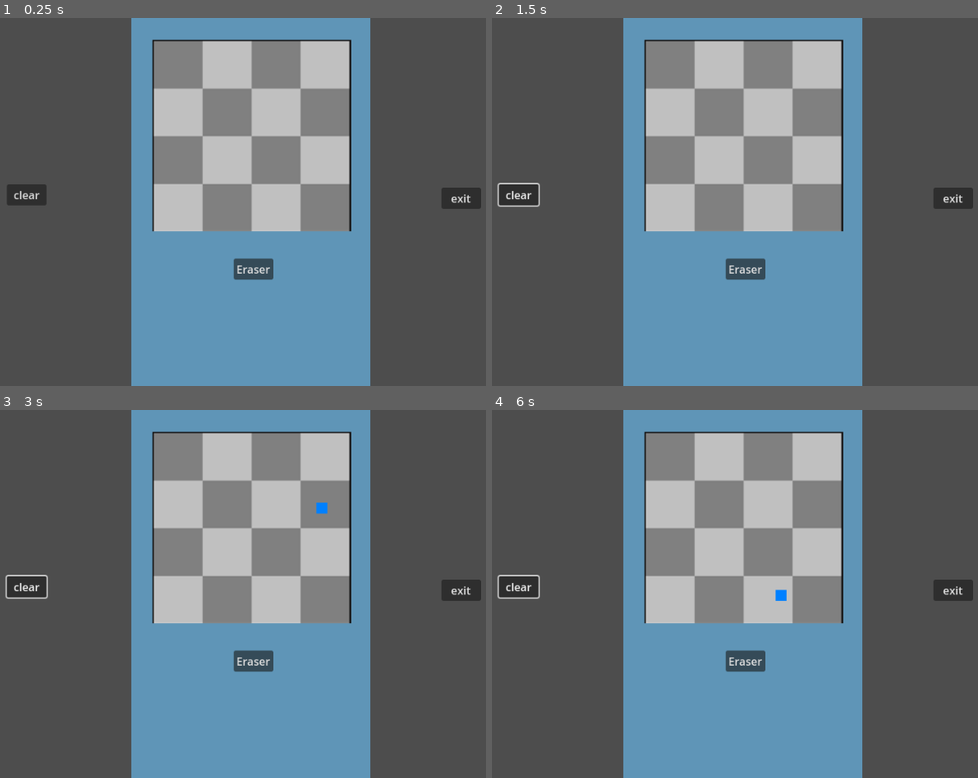
Above: before the commit, frames 1-4 (two rows, left to right).
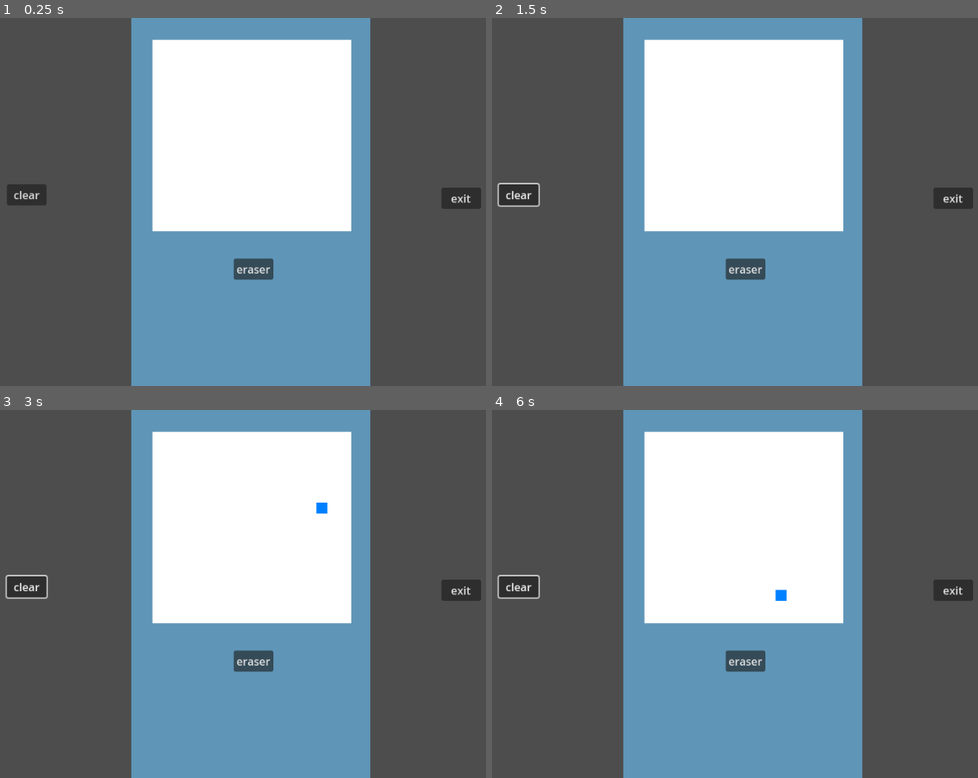
Above: after the commit, the same moments.

Repository: wwdititis/hgjam0925
Game: Godot game, scene res://minigames/paint/paint.tscn
Same seed, same stepped clock (60 frames per second), same inputs: the game is played once before the commit and once after it. This scene is started directly instead of the project's main scene.
Inputs (mouse positions are in pixels of both pictures, inside the frame that each line leads up to):
- Up to frame 1 (0.25 s): no input
- Up to frame 2 (1.5 s): click "clear" at 0.5 s; tap Enter at 1.25 s; move the mouse to (885, 183) at 1.27 s; hold Right (ui_right) from 1.28 s (still down); click (885, 183) at 1.42 s
- Up to frame 3 (3 s): tap Space at 2 s; move the mouse to (121, 612) at 2.02 s; release Right (ui_right) at 2.03 s; hold Down (ui_down) 2.03-2.78 s; click (121, 612) at 2.17 s; tap Enter at 2.75 s; move the mouse to (315, 513) at 2.77 s; hold Right (ui_right) from 2.78 s (still down); click (315, 513) at 2.92 s
- Up to frame 4 (6 s): tap Space at 3.5, 5 s; move the mouse to (710, 667) at 3.52 s; release Right (ui_right) at 3.53 s; hold Up (ui_up) 3.53-4.28 s; click (710, 667) at 3.67 s; tap Enter at 4.25 s; move the mouse to (939, 649) at 4.27 s; hold Left (ui_left) 4.28-5.78 s; click (939, 649) at 4.42 s; move the mouse to (545, 538) at 5.02 s; click (545, 538) at 5.17 s; move the mouse to (773, 594) at 5.77 s; hold Down (ui_down) from 5.78 s (still down); click (773, 594) at 5.92 s

The runs differ from the first frame. In frame 1, 21% of the frame differs, in the area x 31-73%, y 5-70%; in frame 2, 21%; in frame 3, 21%; in frame 4, 21%.
Error after the commit: Attempt to call function 'set_sleep' in base 'null instance' on a null instance. (res://managers/gm.gd:10)

Commit message:
before GM node change

Diff:
--- a/managers/globals.gd
+++ b/managers/globals.gd
@@ -1,9 +1,12 @@
 extends Node
 
+# Scenes
 const DORM = preload("res://dorm/dorm.tscn")
 const MESSAGES = preload("res://hud/messages.tscn")
 const PAINT = preload("res://minigames/paint/paint.tscn")
 const GAMEOVER = preload("res://managers/gameover.tscn")
+
+const CURSOR: Texture2D = preload("res://hud/Arrow2.png")
 
 var maxSleep = 100
 var currentSleep = maxSleep
--- a/managers/gm.gd
+++ b/managers/gm.gd
@@ -6,16 +6,15 @@
 func _ready():
 	for interactable in get_tree().get_nodes_in_group("interactables"):
 			interactable.connect("interacted", Callable(self, "_on_interacted"))
-	if hud:
-		print("updating sleep")
-		hud.set_sleep(Globals.currentSleep)
-		hud.set_dialog_panel("A week to go before I have to move out... And I still don’t even know where I’m headed.")
-		await get_tree().create_timer(4.0).timeout
-		hud.set_dialog_panel("I've left so many things unfinished.")
-		await get_tree().create_timer(4.0).timeout
-		hud.set_dialog_panel("I feel like I failed at everything.")
-		await get_tree().create_timer(4.0).timeout
-		hud.set_dialog_panel("*sigh* I better start going through it all...")
+
+	hud.set_sleep(Globals.currentSleep)
+	hud.set_dialog_panel("A week to go before I have to move out... And I still don’t even know where I’m headed.")
+	await get_tree().create_timer(4.0).timeout
+	hud.set_dialog_panel("I've left so many things unfinished.")
+	await get_tree().create_timer(4.0).timeout
+	hud.set_dialog_panel("I feel like I failed at everything.")
+	await get_tree().create_timer(4.0).timeout
+	hud.set_dialog_panel("*sigh* I better start going through it all...")
 
 
 func _on_interacted(dialog: String) -> void:
--- a/minigames/paint/paint.gd
+++ b/minigames/paint/paint.gd
@@ -1,4 +1,7 @@
 extends Node2D
+
+const PENCIL: Texture2D = preload("res://minigames/paint/pencil.png")
+const ERASER: Texture2D = preload("res://minigames/paint/eraser.png")
 
 @onready var btnEraser: Button = $btnEraser
 var eraser_mode := false
@@ -73,9 +76,11 @@
 					return  # remove only the first hit stroke; remove "return" to delete all matches
 
 func _ready() -> void:
+	Input.set_custom_mouse_cursor(PENCIL, Input.CURSOR_ARROW, Vector2(0,0))
 	eraser_radius = grid_size * 0.75
 
 func _on_exit_pressed() -> void:
+	Input.set_custom_mouse_cursor(Globals.CURSOR, Input.CURSOR_ARROW, Vector2(0,0))
 	queue_free()
 
 func _on_clear_pressed() -> void:
@@ -87,3 +92,6 @@
 	if eraser_mode:
 		_pressed = false
 		current_line = null
+		Input.set_custom_mouse_cursor(ERASER, Input.CURSOR_ARROW, Vector2(0,0))
+	else:
+		Input.set_custom_mouse_cursor(PENCIL, Input.CURSOR_ARROW, Vector2(0,0))
--- a/minigames/paint/paint.tscn
+++ b/minigames/paint/paint.tscn
@@ -47,10 +47,10 @@
 offset_bottom = 313.0
 grow_horizontal = 2
 grow_vertical = 2
-mouse_default_cursor_shape = 2
 theme_override_styles/panel = SubResource("StyleBoxFlat_mgi27")
 
 [node name="TextureRect" type="TextureRect" parent="PanelContainer2"]
+visible = false
 layout_mode = 2
 texture = ExtResource("2_bibov")
 
@@ -90,10 +90,12 @@
 offset_top = 353.0
 offset_right = 513.0
 offset_bottom = 384.0
+theme_override_colors/font_hover_color = Color(0, 0, 0, 1)
+theme_override_colors/font_pressed_color = Color(0, 0, 0, 1)
 theme_override_styles/focus = SubResource("StyleBoxEmpty_bibov")
 theme_override_styles/pressed = SubResource("StyleBoxFlat_bibov")
 toggle_mode = true
-text = "Eraser
+text = "eraser
 "
 
 [connection signal="pressed" from="exit" to="." method="_on_exit_pressed"]
Binary file added: minigames/paint/eraser.png
Not shown, added: minigames/paint/eraser.png.import
Binary file added: minigames/paint/pencil.png
Not shown, added: minigames/paint/pencil.png.import
